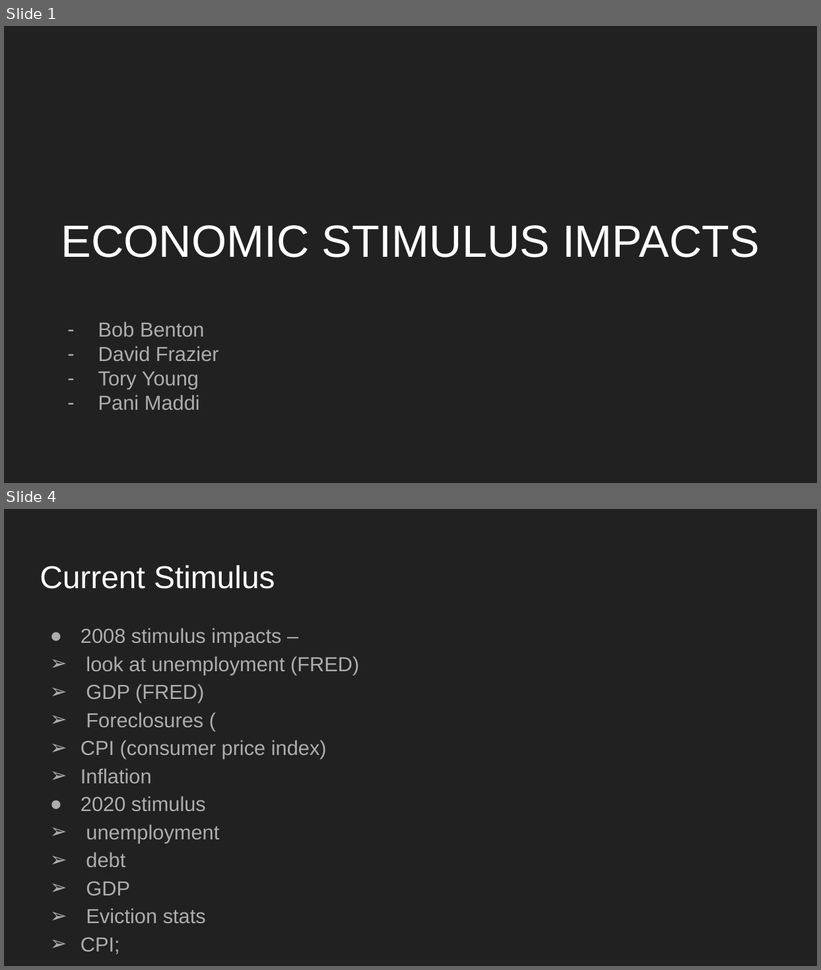
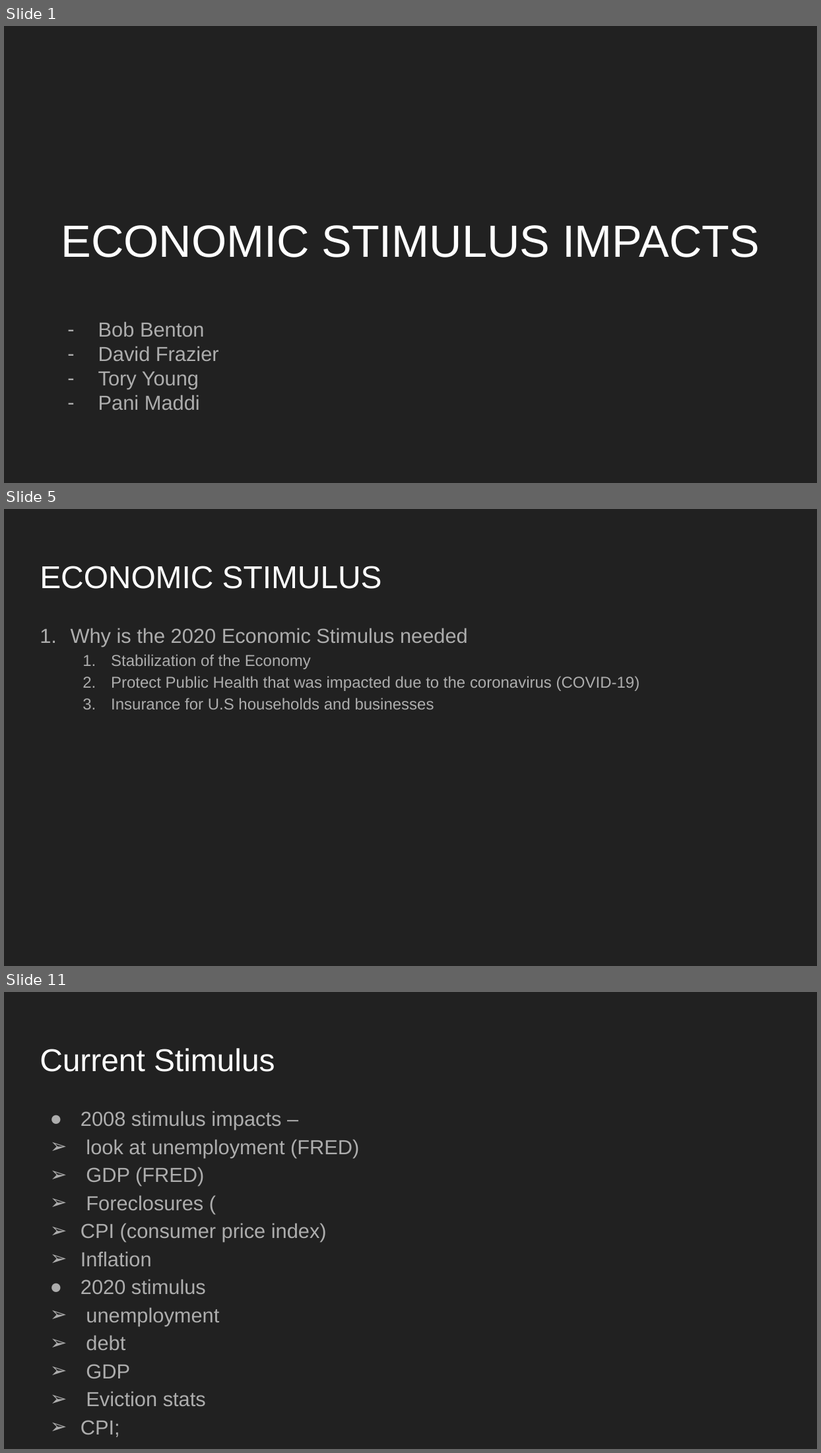
Before and after one commit to tyoung65/Econimic_Stimulus_Research-, a slide deck: ECONOMIC STIMULUS IMPACTS.pptx. Shown one above the other, each under a label of ours: slides 1 and 4 before the commit, slides 1, 5 and 11 after it; the slides between them are not shown. The pictures are 821x970 and 821x1453 pixels, drawn with LibreOffice and Linux fonts; fonts in the diff are those of the drawing. Boxes give left, top, right and bottom in pixels: in the first picture for what was removed or moved away, otherwise in the second. Text is boxed around its words. In the diff, an @@ line names an element or a change of style, - is before the commit and + after.

```diff
--- a/ECONOMIC STIMULUS IMPACTS.pptx
+++ b/ECONOMIC STIMULUS IMPACTS.pptx
@@ slide 5 added at box(4, 509, 817, 966), background #212121 @@
@@ title added at box(40, 566, 382, 589), 28 pt, text #FFFFFF @@
+ECONOMIC STIMULUS
@@ text added at box(71, 628, 640, 710), 14 pt, text #ADADAD @@
+1. Why is the 2020 Economic Stimulus needed
+  1. Stabilization of the Economy
+  2. Protect Public Health that was impacted due to the coronavirus (COVID-19)
+  3. Insurance for U.S households and businesses
@@ what was slide 4 is now slide 11 @@
```
Also in this commit, not shown: 2 slides changed, 6 other slides added, 1 other file.
